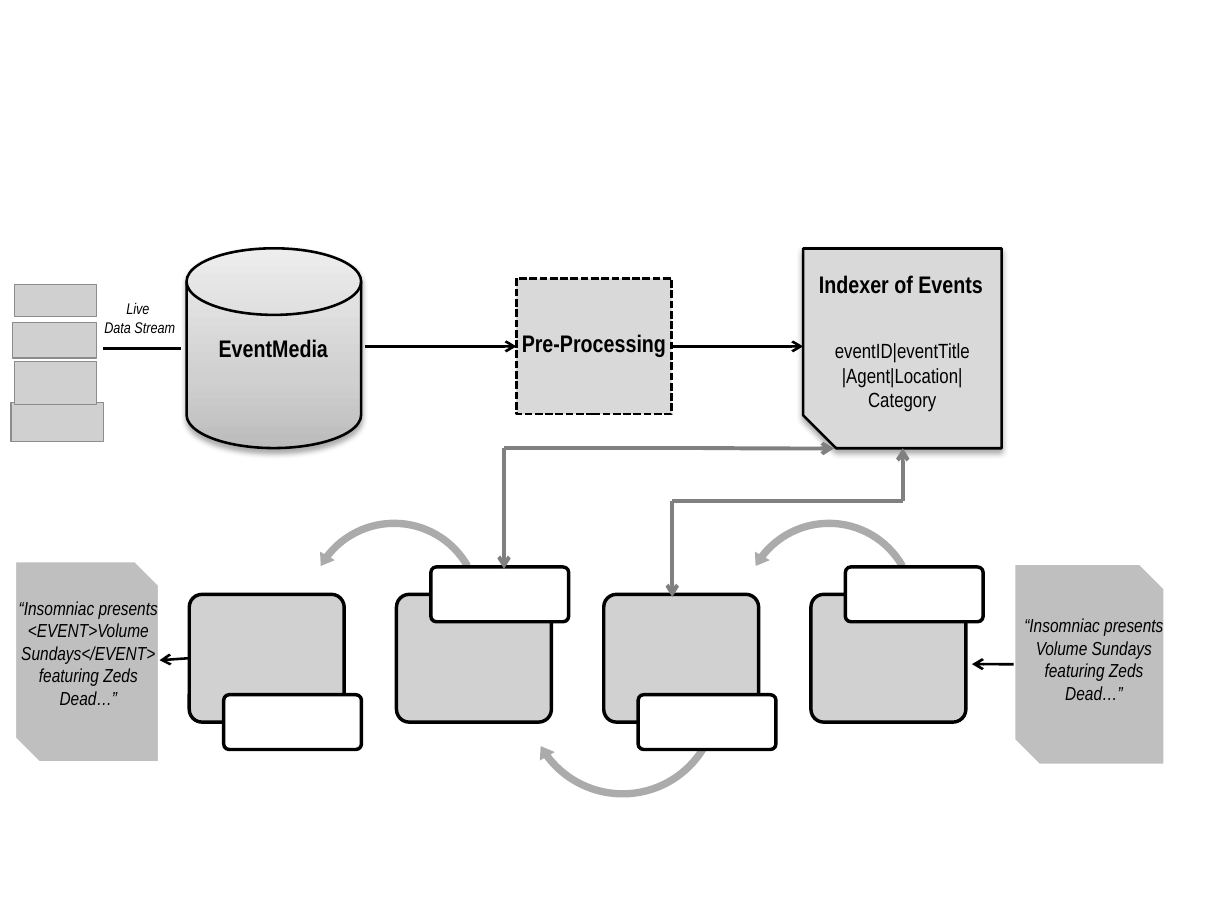
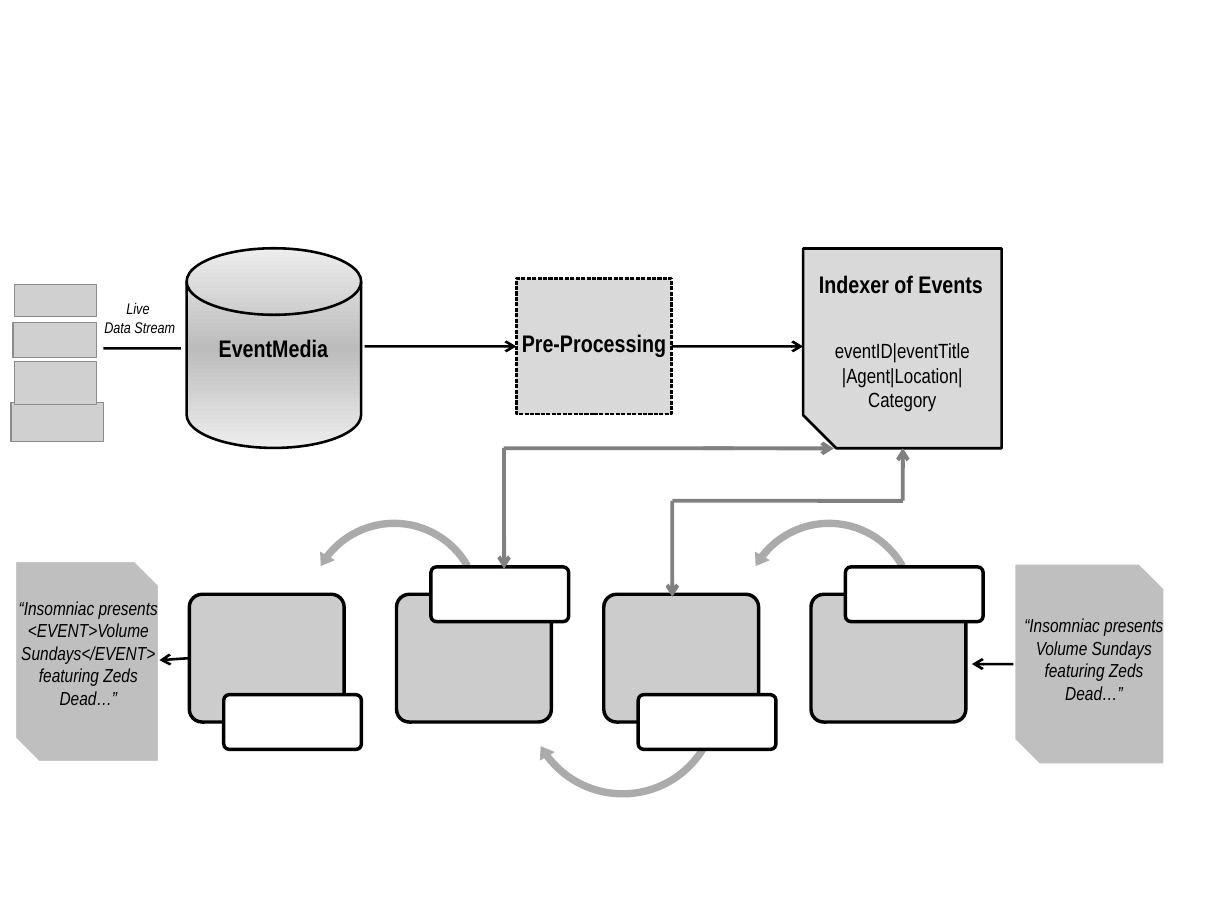
Before and after one commit to amark-india/eventspotter, a slide deck: slide 4 of paper/architecture_source.pptx. Drawn at 1232x924 pixels with LibreOffice and Linux fonts; fonts in the diff are those of the drawing; grey boxes stand for pictures. Boxes give left, top, right and bottom in pixels: in the first picture for what was removed or moved away, otherwise in the second. Text is boxed around its words. In the diff, an @@ line names an element or a change of style, - is before the commit and + after.

```diff
--- a/paper/architecture_source.pptx
+++ b/paper/architecture_source.pptx
@@ cylinder at <box>186,249,361,448</box>: fill gradient #BDBDBD to #D1D1D1 to #EEEEEE to gradient #EDEDED to #BCBCBC; shadow off @@
@@ snip rect at <box>803,249,1002,448</box>: shadow off; proportions changed @@
@@ rectangle at <box>516,278,671,414</box>: outline #000000 1.5 pt dashed to #000000 1.5 pt @@
@@ arrow (703, 448) - (834, 448): stroke #808080 2.25 pt to #808080 2.24 pt @@
@@ arrow (903, 500) - (903, 448): stroke #808080 2.25 pt to #808080 2.24 pt @@
```
Also in this commit, not shown: 3 other slides changed, 4 other files.
